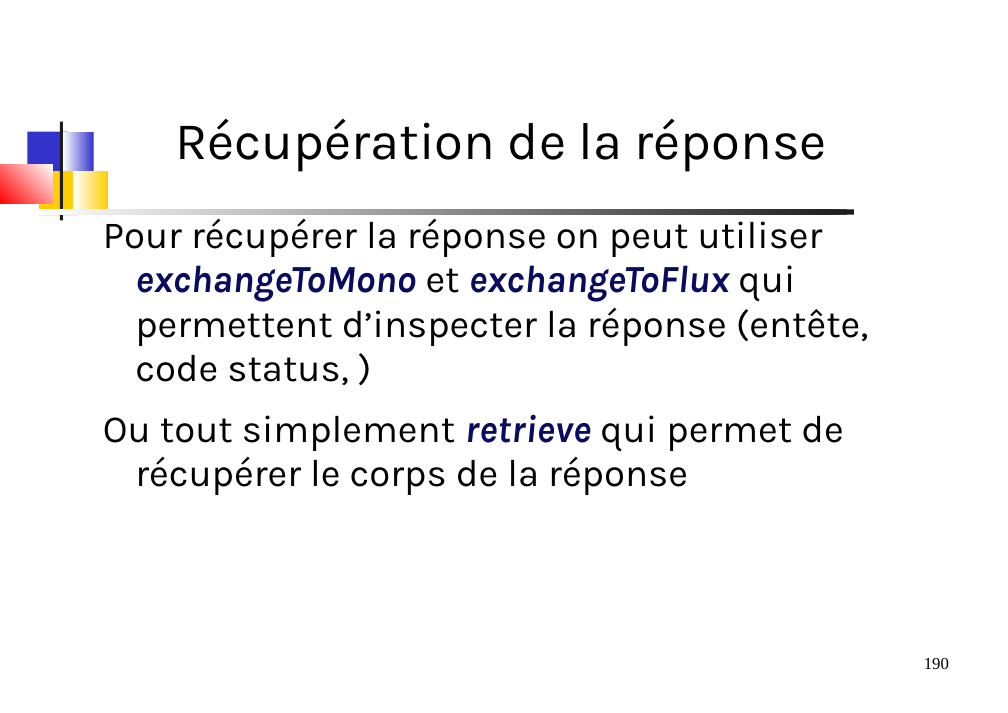
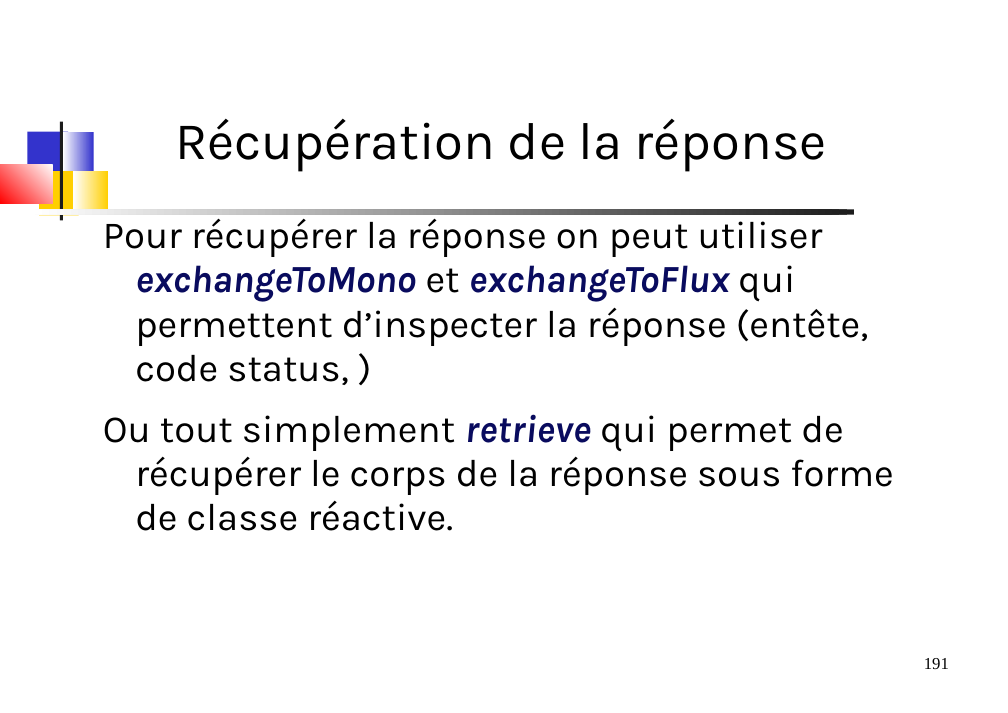
Before and after one commit to dthibau/springessentials-light, a slide deck: slide 191 of SpringEssentials.odp (slide 190 before the commit). Drawn at 1008x713 pixels with LibreOffice and Linux fonts; fonts in the diff are those of the drawing. Boxes give left, top, right and bottom in pixels: in the first picture for what was removed or moved away, otherwise in the second. Text is boxed around its words. In the diff, an @@ line names an element or a change of style, - is before the commit and + after.

```diff
--- a/SpringEssentials.odp
+++ b/SpringEssentials.odp
@@ text at <box>103,414,893,531</box>: text changed @@
-Ou tout simplement retrieve qui permet de récupérer le corps de la réponse
+Ou tout simplement retrieve qui permet de récupérer le corps de la réponse sous forme de classe réactive.
@@ page number at <box>924,658,949,669</box>: text changed @@
-190
+191
```
Also in this commit, not shown: 43 other slides changed, 2 slides added, 1 slide removed, 1 other file.
